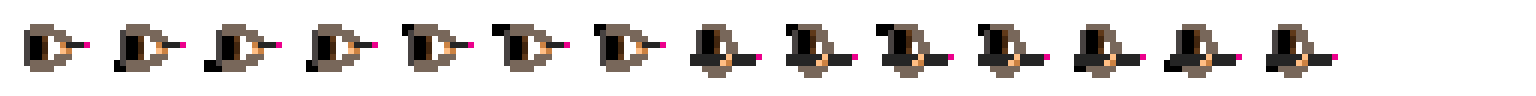
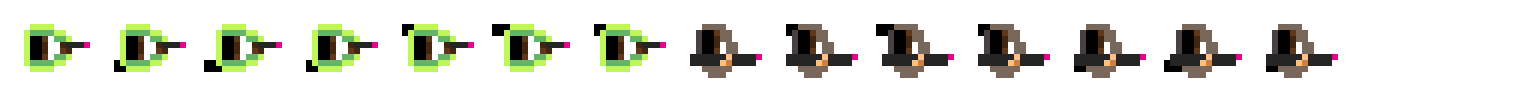
Layered file, before and after one edit (1536x96). Changes by layer:
painted on "Layer 1" over bbox(24, 24, 648, 72)
